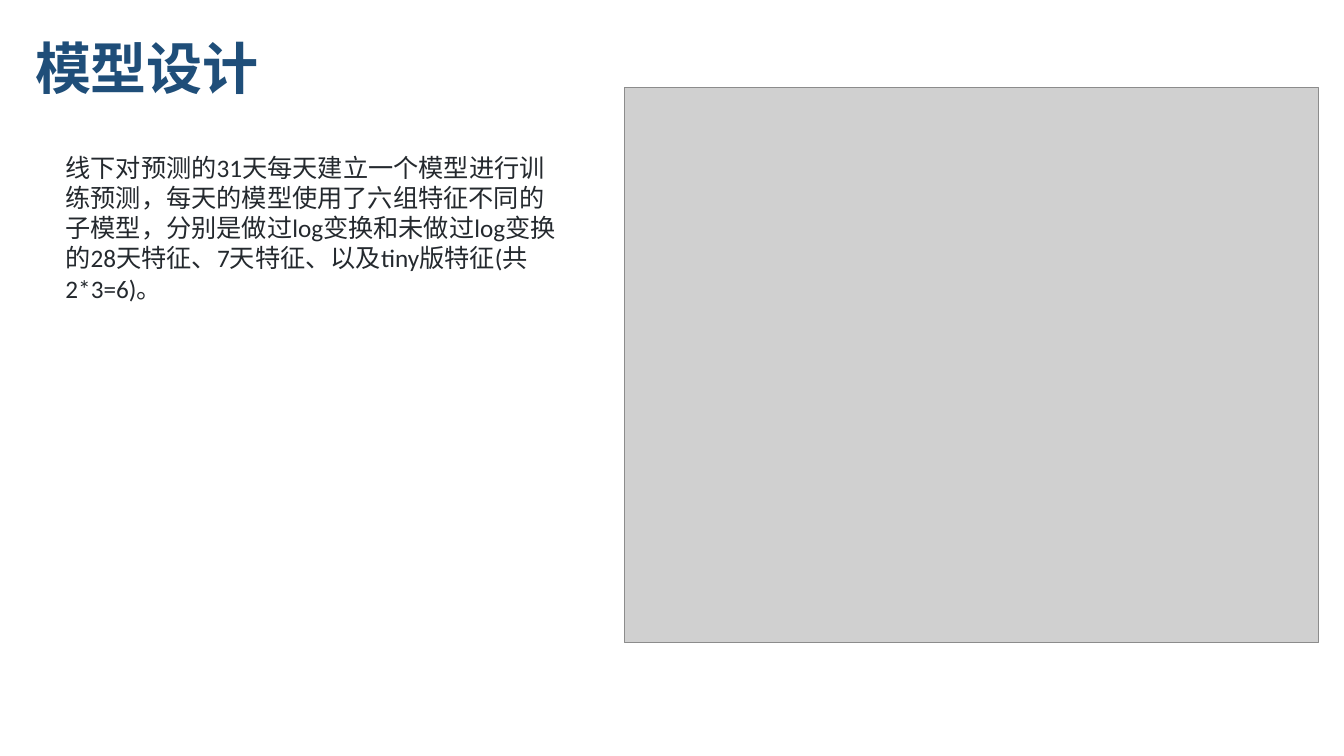
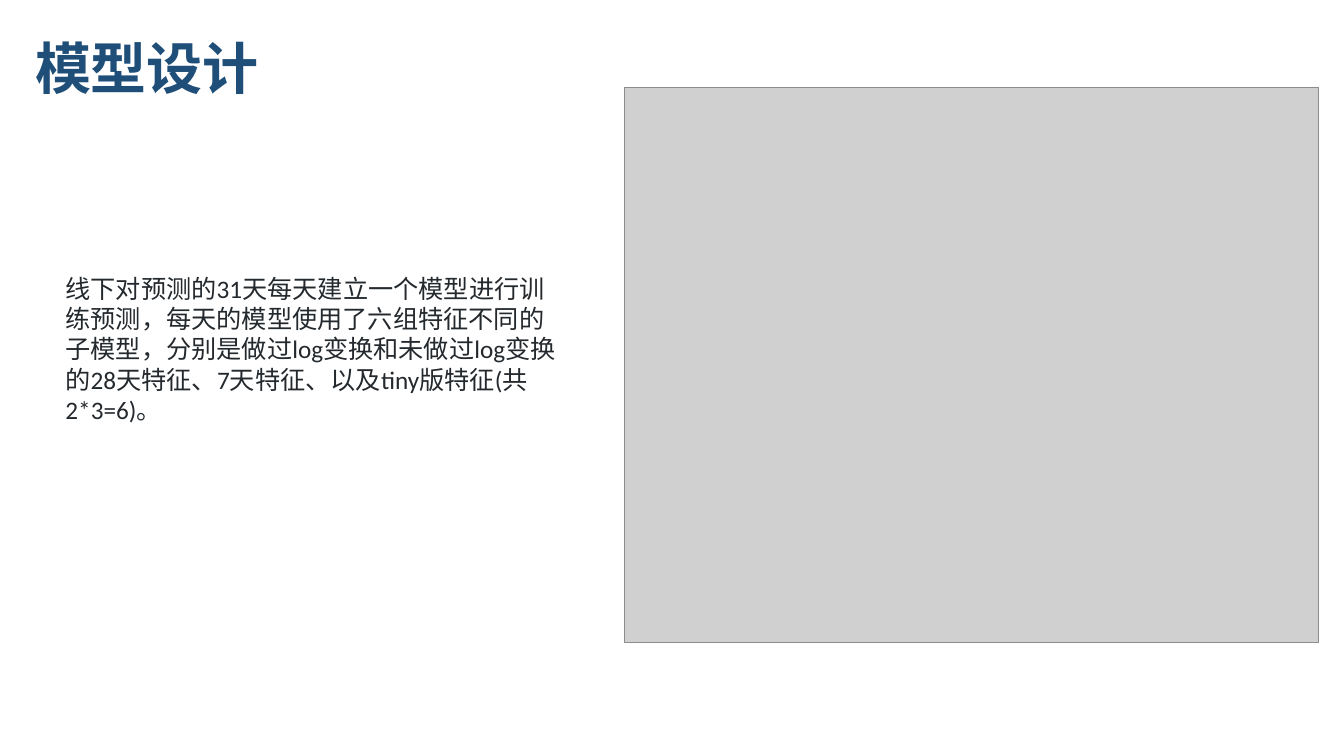
Before and after one commit to lvniqi/tianchi_power, a slide deck: slide 13 of presentation.pptx. Drawn at 1344x756 pixels with LibreOffice and Linux fonts; fonts in the diff are those of the drawing; grey boxes stand for pictures; background and template pictures are left out. Boxes give left, top, right and bottom in pixels: in the first picture for what was removed or moved away, otherwise in the second. Text is boxed around its words. In the diff, an @@ line names an element or a change of style, - is before the commit and + after.

```diff
--- a/presentation.pptx
+++ b/presentation.pptx
@@ text "线下对预测的31天每天建立一个模型进行训练预测，每天的模型使用了六组特征不同的子模型，分别是做过log变换和未做过log ...": place and size @@
-text "线下对预测的31天每天建立一个模型进行训练预测，每天的模型使用了六组特征不同的子模型，分别是做过log变换和未做过log ..." at <box>65,155,555,302</box>
+text "线下对预测的31天每天建立一个模型进行训练预测，每天的模型使用了六组特征不同的子模型，分别是做过log变换和未做过log ..." at <box>65,276,555,423</box>
```
Also in this commit, not shown: 9 other slides changed.
